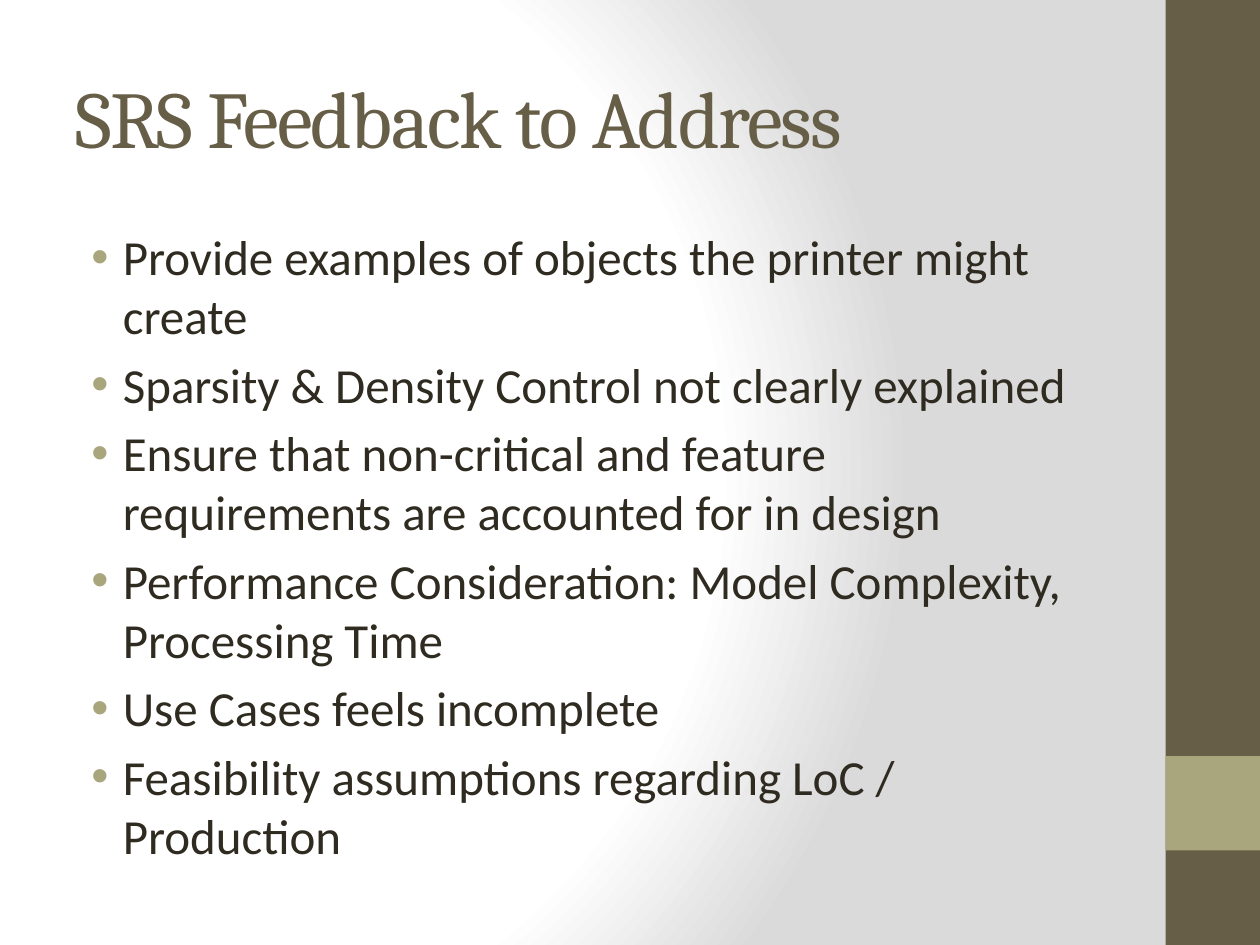
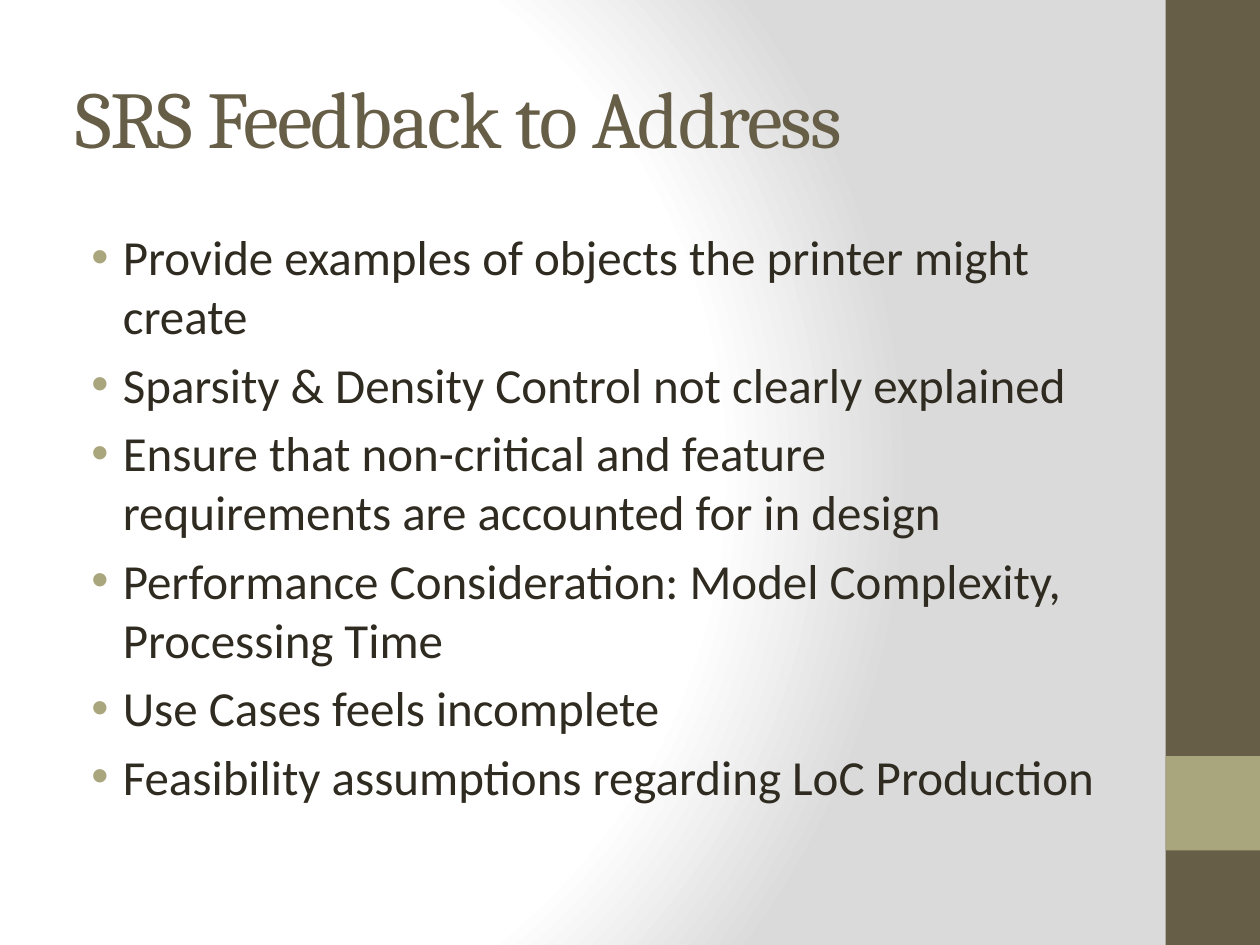
Before and after one commit to qpHalcy0n/SRDesign, a slide deck: slide 2 of Status Updates/2013 11 14.pptx. Drawn at 1260x945 pixels with LibreOffice and Linux fonts; fonts in the diff are those of the drawing. Boxes give left, top, right and bottom in pixels: in the first picture for what was removed or moved away, otherwise in the second. Text is boxed around its words. In the diff, an @@ line names an element or a change of style, - is before the commit and + after.

```diff
--- a/Status Updates/2013 11 14.pptx
+++ b/Status Updates/2013 11 14.pptx
@@ text at (123,761,1094,804): text changed @@
-• Feasibility assumptions regarding LoC / Production
+• Feasibility assumptions regarding LoC Production
```
Also in this commit, not shown: 3 other slides changed, 1 slide added.
